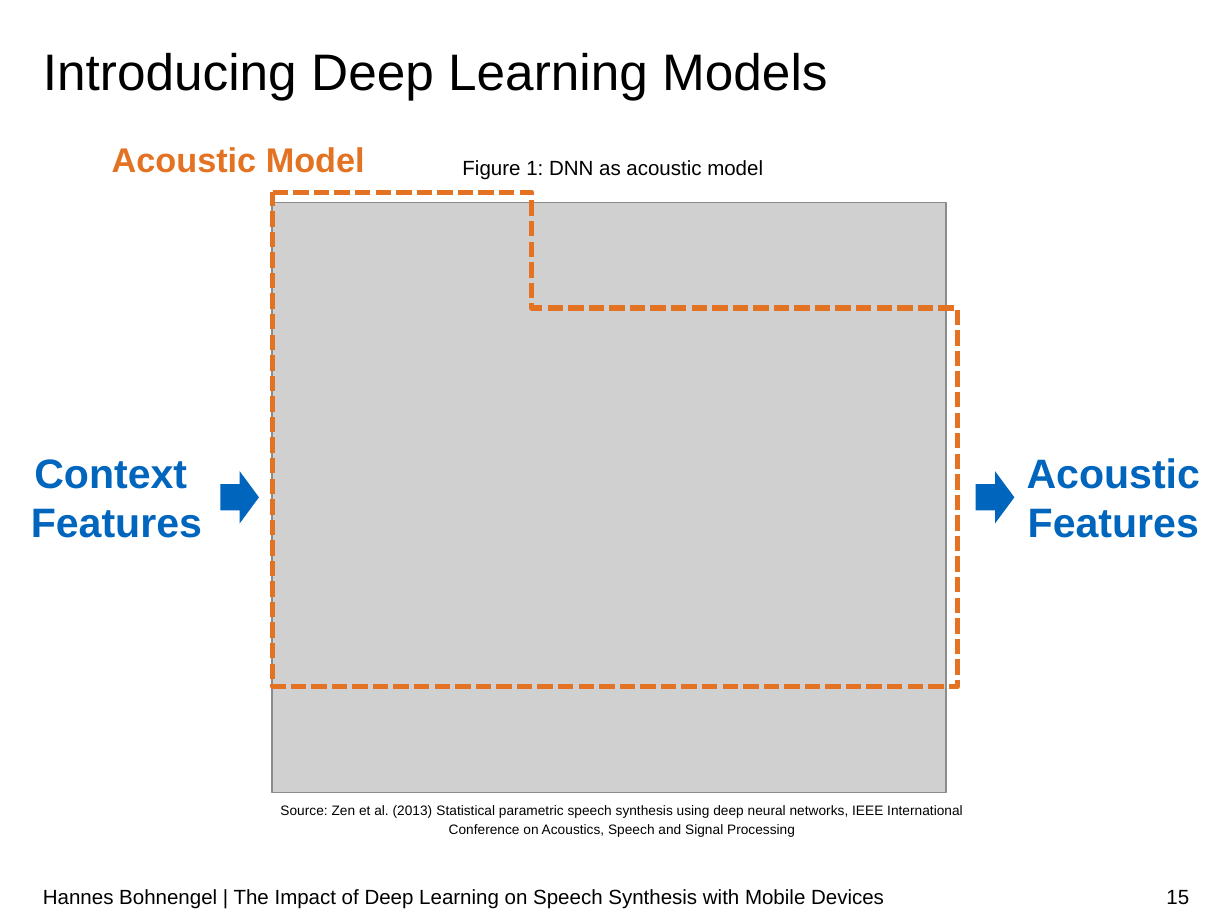
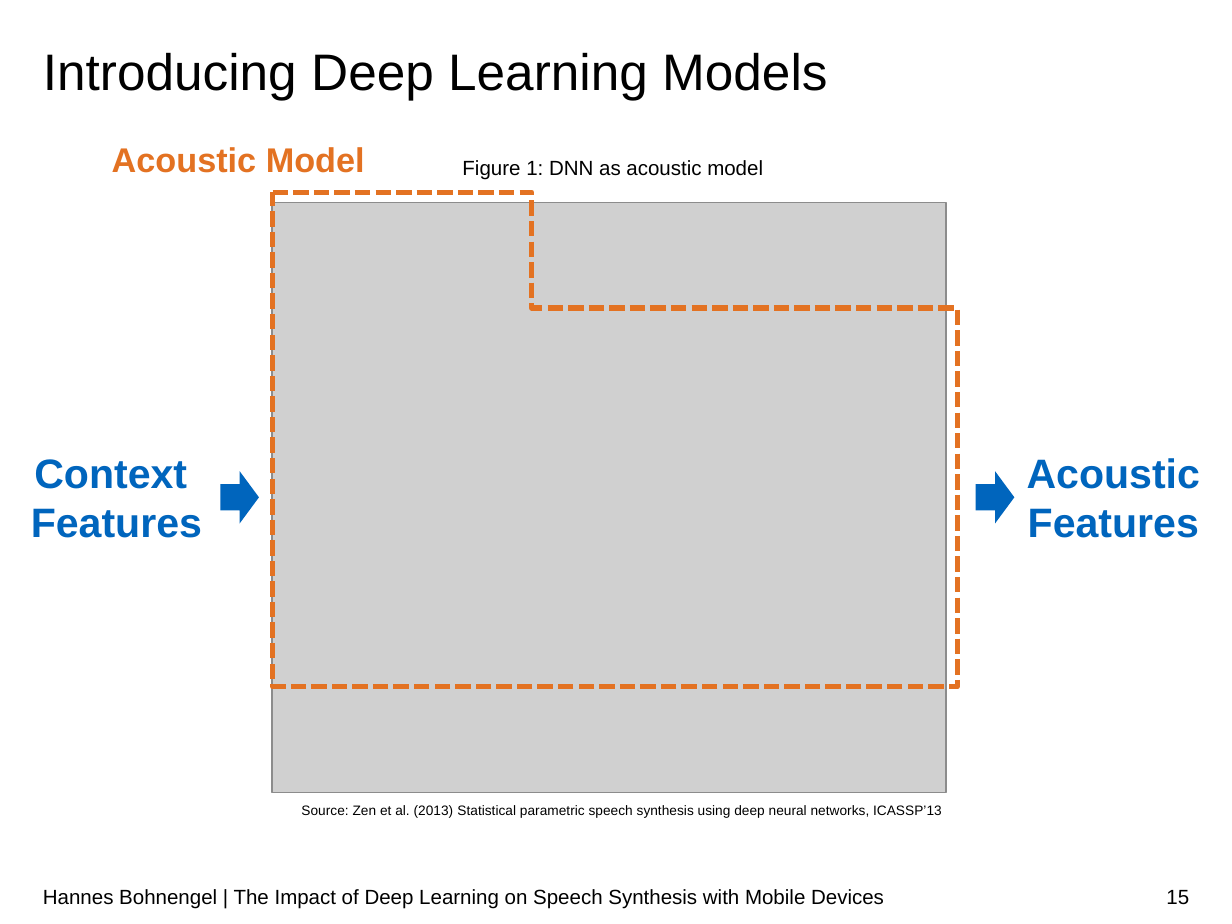
Before and after one commit to hannesb0/deeplearning, a slide deck: slide 15 of pres/Final_Presentation_V03.pptx. Drawn at 1232x924 pixels with LibreOffice and Linux fonts; fonts in the diff are those of the drawing; grey boxes stand for pictures; background and template pictures are left out. Boxes give left, top, right and bottom in pixels: in the first picture for what was removed or moved away, otherwise in the second. Text is boxed around its words. In the diff, an @@ line names an element or a change of style, - is before the commit and + after.

```diff
--- a/pres/Final_Presentation_V03.pptx
+++ b/pres/Final_Presentation_V03.pptx
@@ text at (301, 805, 942, 818): text changed @@
-Source: Zen et al. (2013) Statistical parametric speech synthesis using deep neural networks, IEEE International Conference on Acoustics, Speech and Signal Processing
+Source: Zen et al. (2013) Statistical parametric speech synthesis using deep neural networks, ICASSP’13
```
Also in this commit, not shown: 10 other slides changed, 1 slide added, 4 other files.
